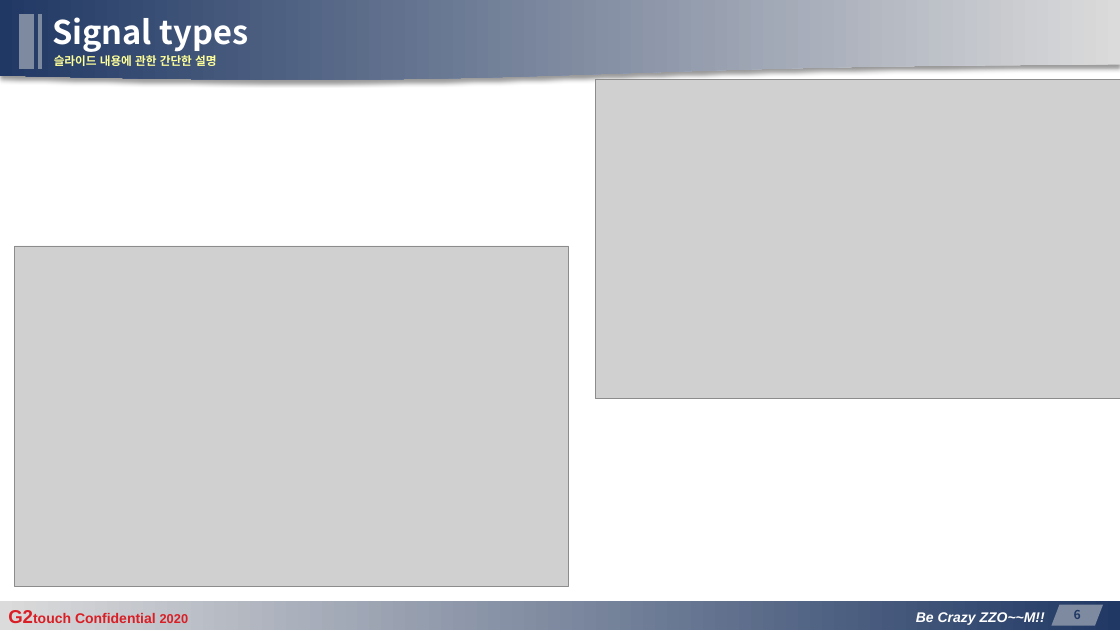
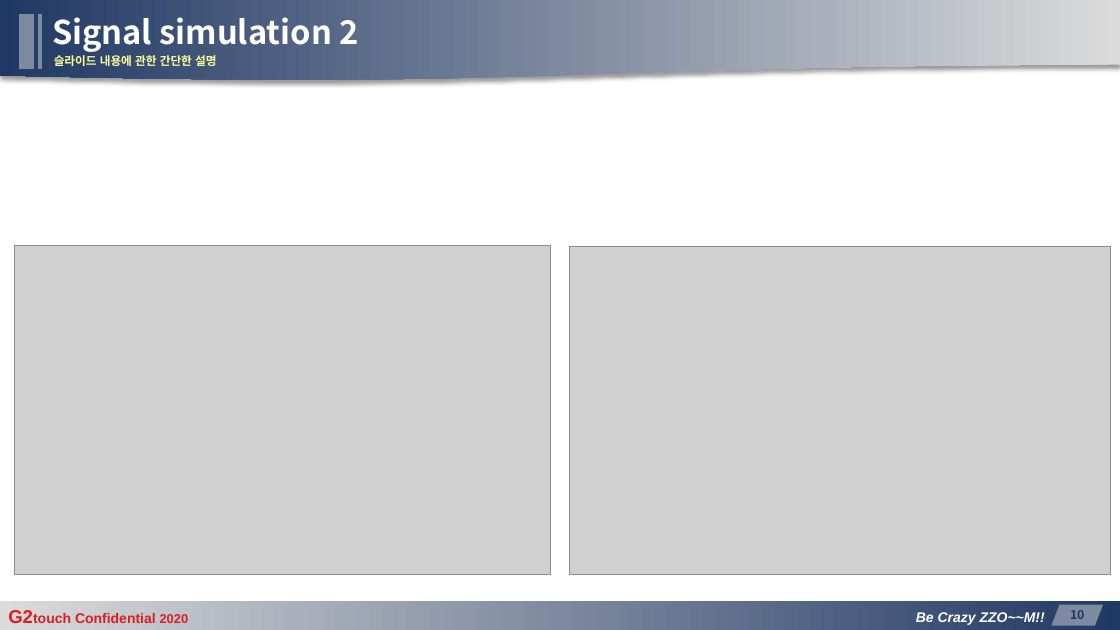
Before and after one commit to manhduc1811/MPP-signal-simulation-and-detection, a slide deck: slide 10 of G2touch_D2center_mducng_MPPv20_AFE-IC_DetectingPart_v03.pptx (slide 6 before the commit). Drawn at 1120x630 pixels with LibreOffice and Linux fonts; fonts in the diff are those of the drawing; grey boxes stand for pictures; background and template pictures are left out. Boxes give left, top, right and bottom in pixels: in the first picture for what was removed or moved away, otherwise in the second. Text is boxed around its words. In the diff, an @@ line names an element or a change of style, - is before the commit and + after.

```diff
--- a/G2touch_D2center_mducng_MPPv20_AFE-IC_DetectingPart_v03.pptx
+++ b/G2touch_D2center_mducng_MPPv20_AFE-IC_DetectingPart_v03.pptx
@@ title at bbox=[52, 17, 358, 52]: text changed @@
-Signal types
+Signal simulation 2
@@ picture: place and size @@
-picture at bbox=[14, 246, 568, 586]
+picture at bbox=[14, 246, 549, 575]
@@ picture: place and size @@
-picture at bbox=[596, 80, 1120, 399]
+picture at bbox=[570, 246, 1111, 575]
@@ page number at bbox=[1070, 610, 1084, 619]: text changed @@
-6
+10
```
Also in this commit, not shown: 14 other slides changed, 8 slides added.
